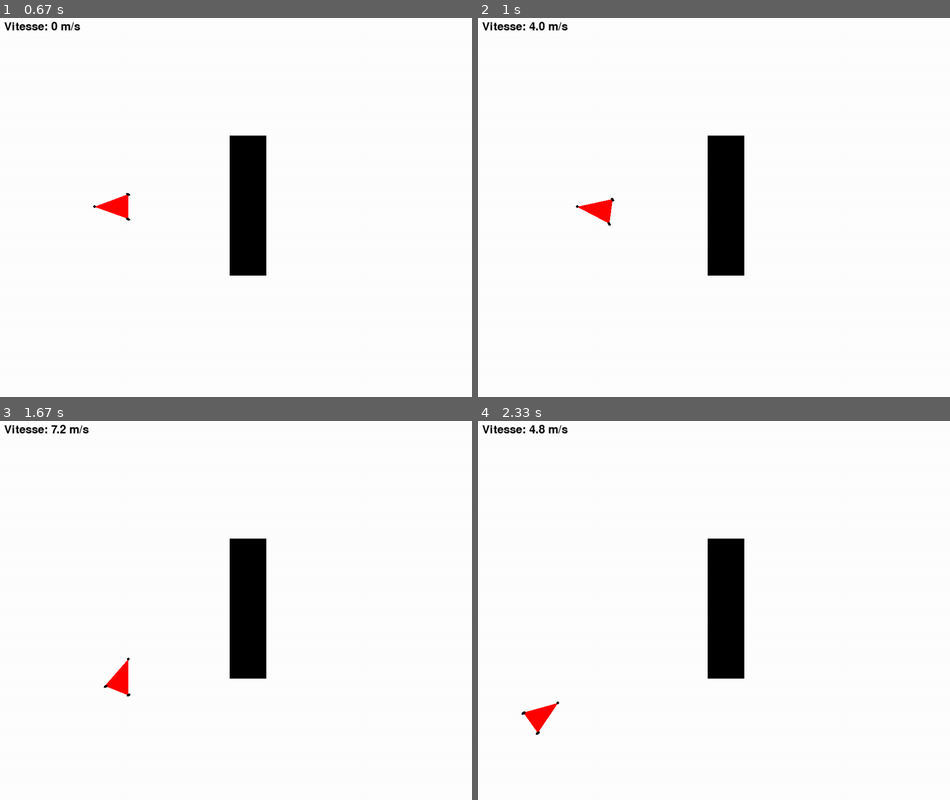
Above: before the commit, frames 1-4 (two rows, left to right).
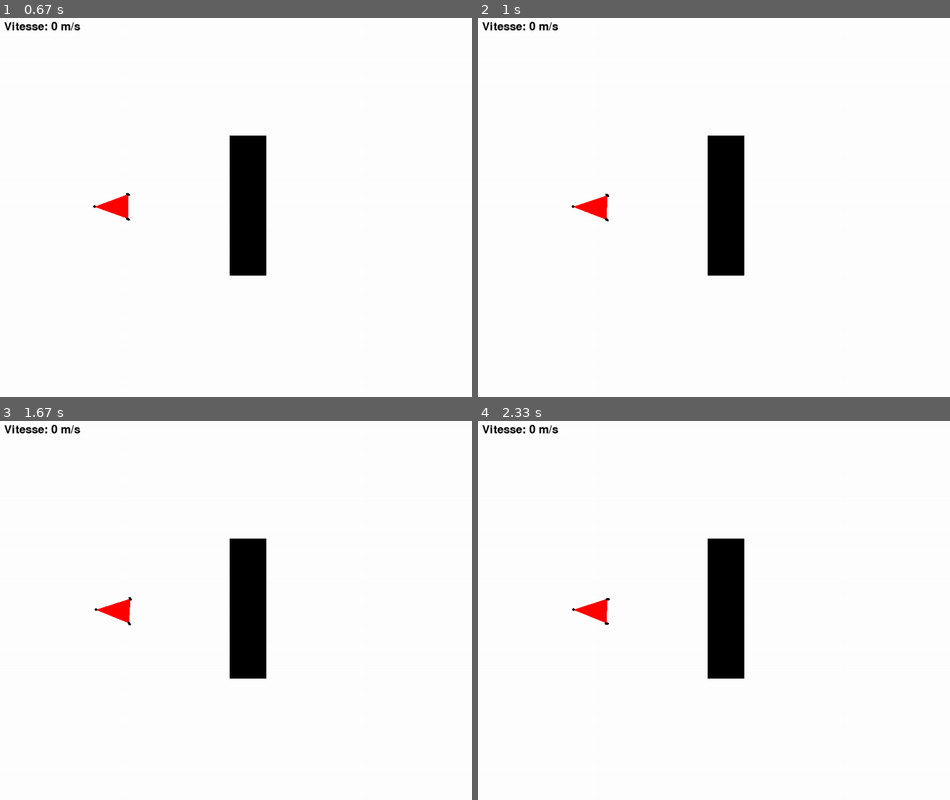
Above: after the commit, the same moments.

Repository: Singh-Jaskaranpreet/projet_robot_LU2IN013
Game: pygame game, started from simulateur.py
Same seed, same stepped clock (60 frames per second), same inputs: the game is played once before the commit and once after it.
Inputs:
- Up to frame 1 (0.67 s): hold Right from 0.33 s (still down)
- Up to frame 2 (1 s): release Right at 0.8 s; hold Up from 0.83 s (still down)
- Up to frame 3 (1.67 s): release Up at 1.13 s; hold Right 1.17-1.63 s
- Up to frame 4 (2.33 s): hold Left 1.67-2.2 s; hold Down from 2.23 s (still down)

Frame 1 is identical in both runs. In frame 2, 0.3% of the frame differs, in the area x 10-29%, y 1-55%; in frame 3, 0.6%, in the area x 10-29%, y 1-73%; in frame 4, 0.6%.

Commit message:
suite de la correction

Diff:
--- a/Environnement.py
+++ b/Environnement.py
@@ -57,27 +57,12 @@
 
         return False
 
-    def collision_predeplacement(self, vehicule, objects):
+    def collision_predeplacement(self, prochain_triangle, objects):
         """
-        Vérifie si une collision se produira lors du prochain déplacement du véhicule.
-        Retourne True si une collision est détectée, sinon False.
+        Vérifie si la future position du véhicule causera une collision.
+        `prochain_triangle` contient les positions calculées après déplacement.
         """
-        # Points actuels du véhicule
-        points_triangle = [
-            vehicule.r_Ar,
-            vehicule.r_Avg,
-            vehicule.r_Avd,
-        ]
-
-        # Prochaines positions en fonction de la vitesse
-        prochain_points_triangle = [
-            [p[0] + vehicule.vitesse * vehicule.direction_x, p[1] + vehicule.vitesse * vehicule.direction_y]
-            for p in points_triangle
-        ]
-
-        # Vérifier les collisions avec les objets
         for obj in objects:
-            # Convertir l'obstacle en segments
             rectangle_edges = [
                 (obj.topleft, obj.topright),
                 (obj.topright, obj.bottomright),
@@ -85,18 +70,17 @@
                 (obj.bottomleft, obj.topleft),
             ]
 
-            # Vérifier la collision avec chaque arête du triangle
             for t_edge in [
-                    (prochain_points_triangle[0], prochain_points_triangle[1]),
-                    (prochain_points_triangle[1], prochain_points_triangle[2]),
-                    (prochain_points_triangle[2], prochain_points_triangle[0]),
+                    (prochain_triangle[0], prochain_triangle[1]),
+                    (prochain_triangle[1], prochain_triangle[2]),
+                    (prochain_triangle[2], prochain_triangle[0]),
             ]:
                 for r_edge in rectangle_edges:
                     if self.segments_intersect(t_edge, r_edge):
-                        print("oh là là le pare choc!! My G-WAGON")
-                        return True
+                        return True  # Collision détectée
 
-        return False
+        return False  # Pas de collision
+
 
     def corriger_position_apres_collision(self, vehicule, objects):
         """
--- a/Vehicule.py
+++ b/Vehicule.py
@@ -63,7 +63,9 @@
 
         # Vérifier si le déplacement cause une collision
         prochain_triangle = [prochain_r_Ar, prochain_r_Avg, prochain_r_Avd]
-        if environnement.collision_predeplacement(self, objects):
+        if environnement.collision_predeplacement(prochain_triangle, objects):
+            while environnement.collision_predeplacement([self.r_Ar, self.r_Avg, self.r_Avd], objects):
+                self.bouger_retour()
             self.vitesse = 0  # Arrête le véhicule en cas de collision
             return
 
--- a/simulateur.py
+++ b/simulateur.py
@@ -94,11 +94,20 @@
 
 
 def rester_dans_limites(vehicule):
-        """ Empêche le véhicule de sortir de l'écran et arrête sa vitesse. """
-        for point in [vehicule.r_Ar, vehicule.r_Avg, vehicule.r_Avd]:
-            if point[0] < 5 or point[0] > LARGEUR - 5  or point[1] < 5 or point[1] > HAUTEUR - 5 :
-                vehicule.arret()
-                return
+    """ Ajuste la position du véhicule pour éviter qu'il ne sorte de l'écran """
+    for point in [vehicule.r_Ar, vehicule.r_Avg, vehicule.r_Avd]:
+        if point[0] < 5:
+            vehicule.r_Ar[0] += 5 - point[0]
+        elif point[0] > LARGEUR - 5:
+            vehicule.r_Ar[0] -= point[0] - (LARGEUR - 5)
+
+        if point[1] < 5:
+            vehicule.r_Ar[1] += 5 - point[1]
+        elif point[1] > HAUTEUR - 5:
+            vehicule.r_Ar[1] -= point[1] - (HAUTEUR - 5)
+
+    vehicule.vitesse = 0  # Stopper le véhicule pour éviter qu'il force la sortie
+
 def in_limite(vehicule):
     for point in [vehicule.r_Ar, vehicule.r_Avg, vehicule.r_Avd]:
         if point[0] < 5 or point[0] > LARGEUR - 5  or point[1] < 5 or point[1] > HAUTEUR - 5 :
